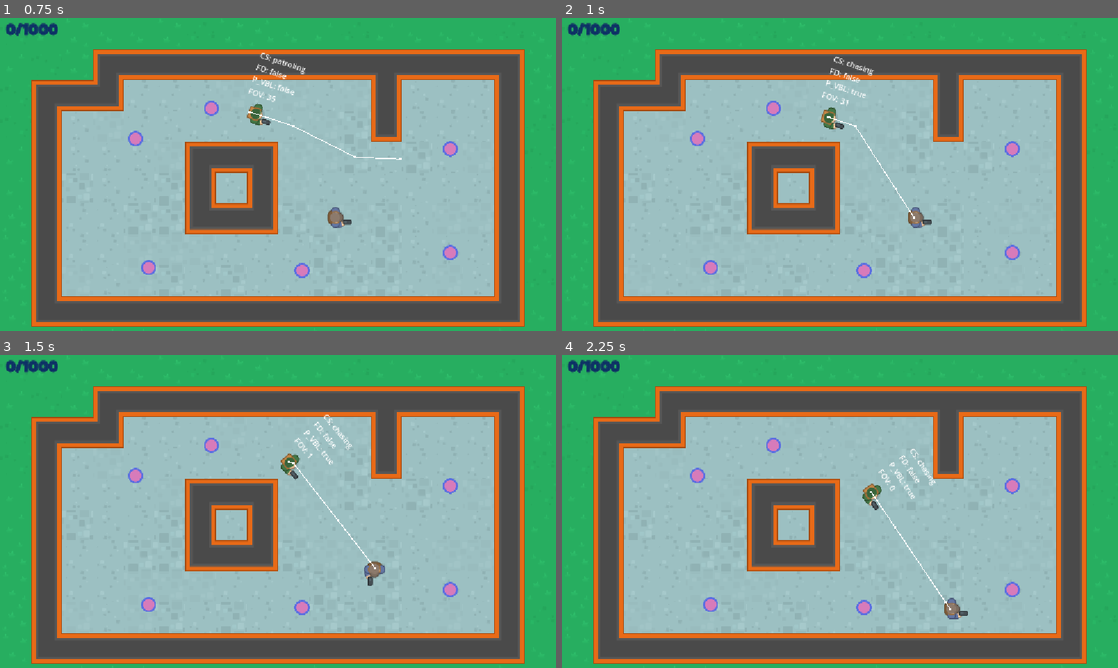
Above: before the commit, frames 1-4 (two rows, left to right).
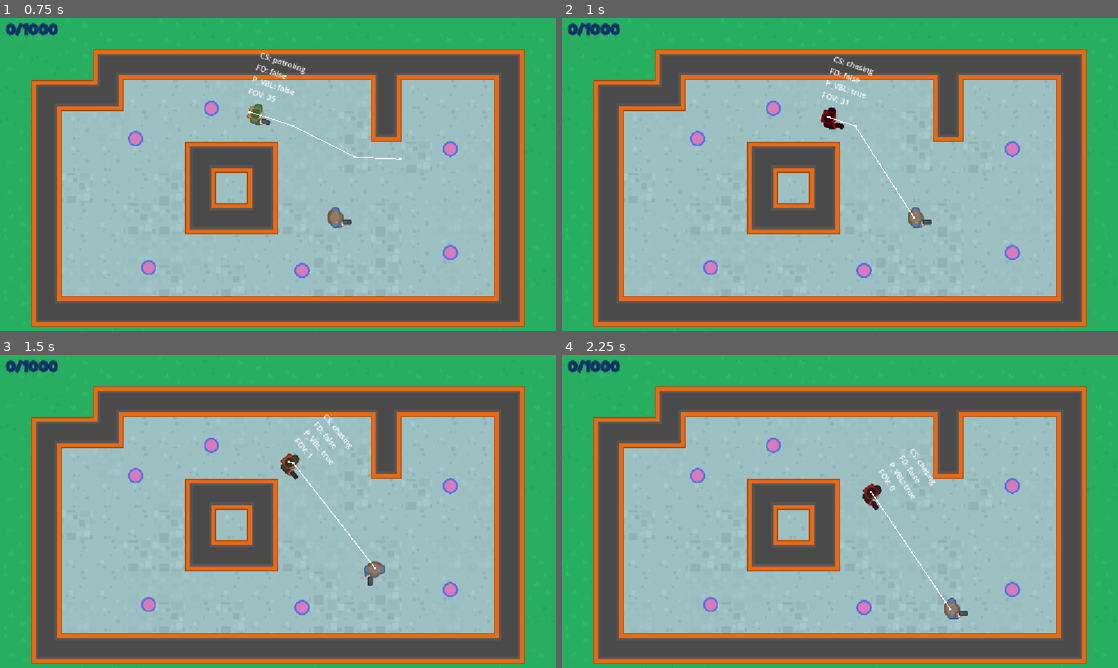
Above: after the commit, the same moments.

Repository: Mathorga/godot_training
Game: Godot game, scene res://scenes/main/main.tscn
Two runs of this game, one before a commit and one after it. Both use one fixed random seed, a clock stepped at 60 frames per second and the inputs below.
Inputs (mouse positions are in pixels of both pictures, inside the frame that each line leads up to):
- Up to frame 1 (0.75 s): tap Space at 0.5 s; move the mouse to (400, 158) at 0.52 s; hold Right (ui_right) from 0.53 s (still down); click (400, 158) at 0.6 s
- Up to frame 2 (1 s): keep holding Right (ui_right); tap Enter (ui_accept) at 0.77 s
- Up to frame 3 (1.5 s): move the mouse to (166, 527) at 1.27 s; release Right (ui_right) at 1.28 s; hold Down (ui_down) from 1.28 s (still down); click (166, 527) at 1.35 s
- Up to frame 4 (2.25 s): tap Enter (ui_accept) at 1.52 s; move the mouse to (895, 442) at 2.02 s; release Down (ui_down) at 2.03 s; hold Right (ui_right) from 2.03 s (still down); click (895, 442) at 2.1 s

Frame 1 is identical in both runs. In frame 2, 0.2% of the frame differs, in the area x 46-51%, y 28-36%; in frame 3, 0.2%; in frame 4, 0.2%.

Commit message:
Added npc state management

Diff:
--- a/do-not-mind-me/scenes/npc/npc.gd
+++ b/do-not-mind-me/scenes/npc/npc.gd
@@ -17,6 +17,9 @@
 @onready var debug_label: Label = $DebugLabel
 @onready var nav_agent: NavigationAgent2D = $NavAgent
 @onready var player_detector: RayCast2D = $PlayerDetector
+@onready var gasp_sound: AudioStreamPlayer2D = $GaspSound
+@onready var warning_sign: Sprite2D = $WarningSign
+@onready var animation_player: AnimationPlayer = $AnimationPlayer
 
 var _current_state: EnemyState = EnemyState.patroling
 var _waypoints: Array[Vector2] = []
@@ -31,6 +34,8 @@
 	_player = get_tree().get_first_node_in_group(Player.GROUP_NAME)
 	if _player == null: queue_free()
 
+	warning_sign.hide()
+
 	_read_waypoints()
 
 func _physics_process(_delta: float) -> void:
@@ -42,6 +47,18 @@
 
 func _set_state(new_state: EnemyState) -> void:
 	if _current_state == new_state: return
+
+	if _current_state == EnemyState.searching:
+		warning_sign.hide()
+
+	match new_state:
+		EnemyState.searching:
+			warning_sign.show()
+		EnemyState.chasing:
+			gasp_sound.play()
+			animation_player.play("alert")
+		EnemyState.patroling:
+			animation_player.play("RESET")
 
 	_current_state = new_state
 
--- a/do-not-mind-me/scenes/npc/npc.tscn
+++ b/do-not-mind-me/scenes/npc/npc.tscn
@@ -2,9 +2,58 @@
 
 [ext_resource type="Script" uid="uid://dr2s4je5vgicw" path="res://scenes/npc/npc.gd" id="1_pcwmf"]
 [ext_resource type="Texture2D" uid="uid://q174j11thtnv" path="res://assets/images/soldier1_gun.png" id="1_sspvn"]
+[ext_resource type="AudioStream" uid="uid://bh6s5qbllif8n" path="res://assets/sounds/gasp1.wav" id="3_ay68w"]
+[ext_resource type="AudioStream" uid="uid://bvv2wwwd7wvmw" path="res://assets/sounds/gasp2.wav" id="4_evswx"]
+[ext_resource type="AudioStream" uid="uid://csrkl5ijubwnc" path="res://assets/sounds/gasp3.wav" id="5_p70cs"]
+[ext_resource type="Texture2D" uid="uid://beyle7mvbebeu" path="res://assets/images/running_1.png" id="6_ay68w"]
 
 [sub_resource type="CircleShape2D" id="CircleShape2D_sspvn"]
 radius = 20.0
+
+[sub_resource type="AudioStreamRandomizer" id="AudioStreamRandomizer_hlwrr"]
+streams_count = 3
+stream_0/stream = ExtResource("3_ay68w")
+stream_1/stream = ExtResource("4_evswx")
+stream_2/stream = ExtResource("5_p70cs")
+
+[sub_resource type="Animation" id="Animation_ay68w"]
+length = 0.001
+tracks/0/type = "value"
+tracks/0/imported = false
+tracks/0/enabled = true
+tracks/0/path = NodePath("Sprite2D:modulate")
+tracks/0/interp = 1
+tracks/0/loop_wrap = true
+tracks/0/keys = {
+"times": PackedFloat32Array(0),
+"transitions": PackedFloat32Array(1),
+"update": 0,
+"values": [Color(1, 1, 1, 1)]
+}
+
+[sub_resource type="Animation" id="Animation_evswx"]
+resource_name = "alert"
+length = 0.4
+loop_mode = 1
+step = 0.1
+tracks/0/type = "value"
+tracks/0/imported = false
+tracks/0/enabled = true
+tracks/0/path = NodePath("Sprite2D:modulate")
+tracks/0/interp = 1
+tracks/0/loop_wrap = true
+tracks/0/keys = {
+"times": PackedFloat32Array(0, 0.2, 0.4),
+"transitions": PackedFloat32Array(1, 1, 1),
+"update": 0,
+"values": [Color(1, 1, 1, 1), Color(0.69600046, 0, 0.111263074, 1), Color(1, 1, 1, 1)]
+}
+
+[sub_resource type="AnimationLibrary" id="AnimationLibrary_p70cs"]
+_data = {
+&"RESET": SubResource("Animation_ay68w"),
+&"alert": SubResource("Animation_evswx")
+}
 
 [node name="NPC" type="CharacterBody2D" unique_id=1394987986]
 script = ExtResource("1_pcwmf")
@@ -35,3 +84,15 @@
 
 [node name="PlayerDetector" type="RayCast2D" parent="." unique_id=1070760433]
 target_position = Vector2(400, 0)
+
+[node name="GaspSound" type="AudioStreamPlayer2D" parent="." unique_id=2016534730]
+stream = SubResource("AudioStreamRandomizer_hlwrr")
+
+[node name="WarningSign" type="Sprite2D" parent="." unique_id=153082735]
+position = Vector2(0, -3)
+rotation = -0.5235988
+scale = Vector2(0.15, 0.15)
+texture = ExtResource("6_ay68w")
+
+[node name="AnimationPlayer" type="AnimationPlayer" parent="." unique_id=234147908]
+libraries/ = SubResource("AnimationLibrary_p70cs")
